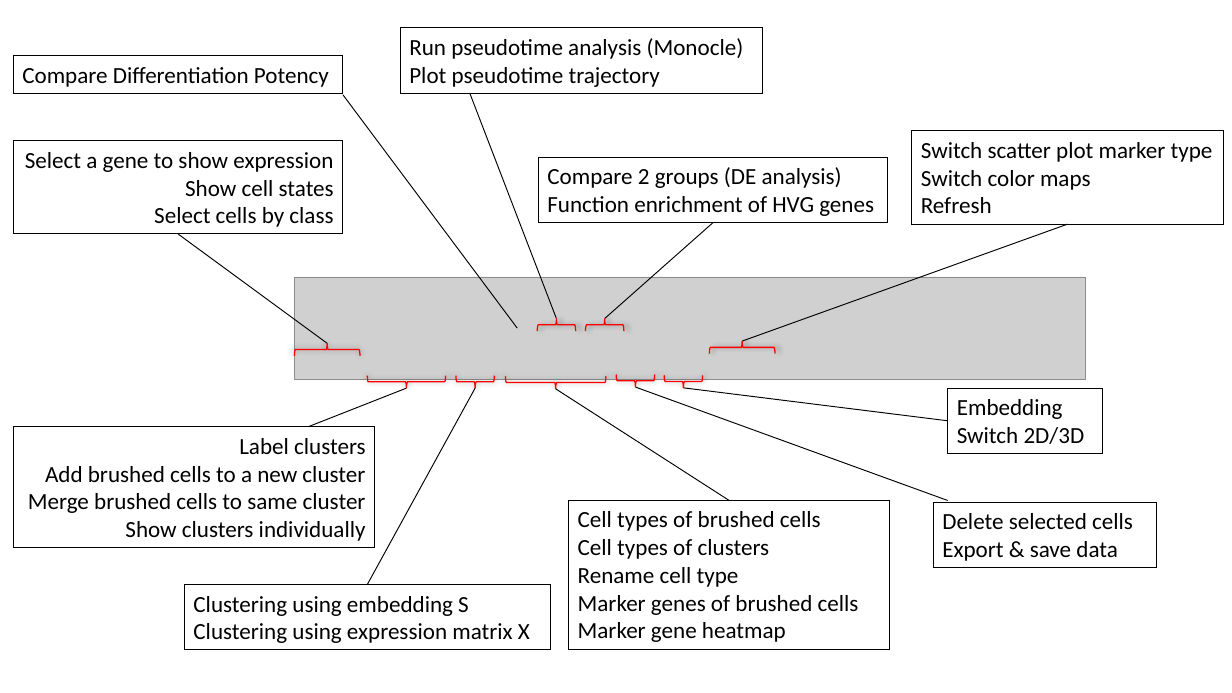
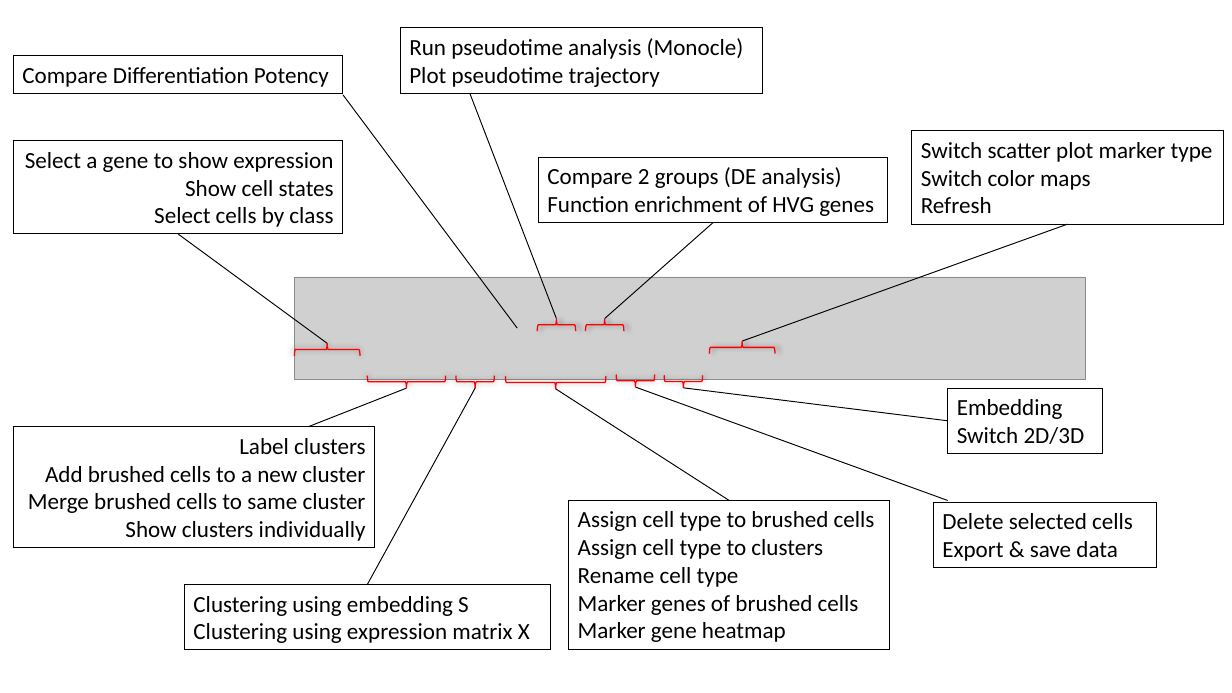
Before and after one commit to jamesjcai/scGEAToolbox, a slide deck: slide 1 of resources/Tooltips.pptx. Drawn at 1232x693 pixels with LibreOffice and Linux fonts; fonts in the diff are those of the drawing; grey boxes stand for pictures. Boxes give left, top, right and bottom in pixels: in the first picture for what was removed or moved away, otherwise in the second. Text is boxed around its words. In the diff, an @@ line names an element or a change of style, - is before the commit and + after.

```diff
--- a/resources/Tooltips.pptx
+++ b/resources/Tooltips.pptx
@@ text in rectangle at (578, 511, 875, 559): text changed @@
-Cell types of brushed cells
-Cell types of clusters
+Assign cell type to brushed cells
+Assign cell type to clusters
```
Also in this commit, not shown: 5 other files.
